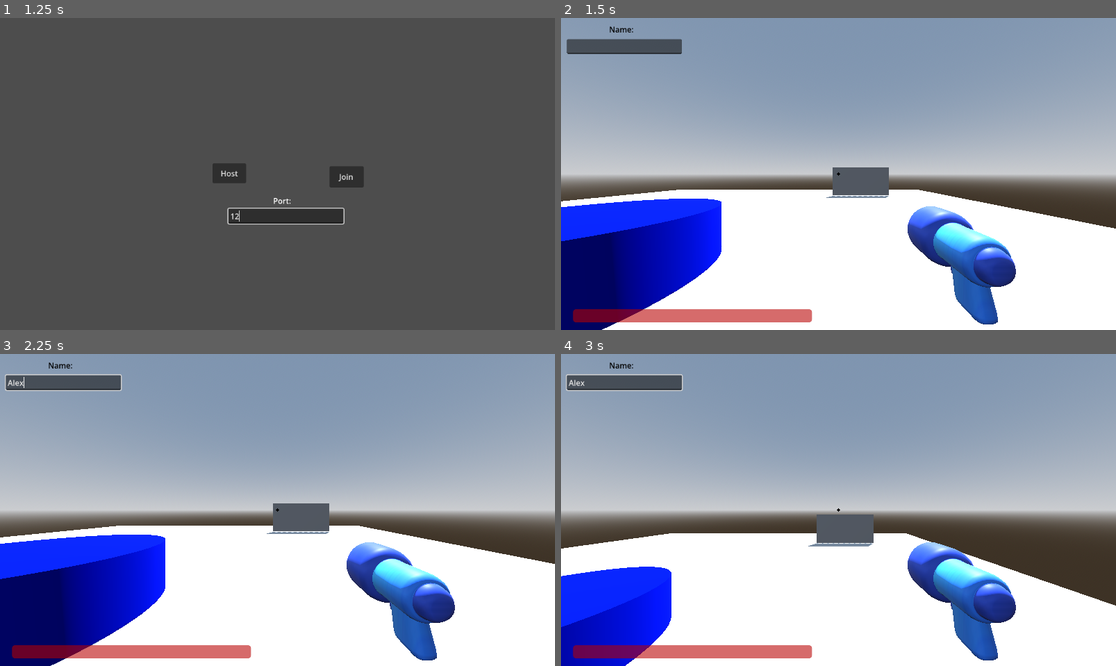
Above: before the commit, frames 1-4 (two rows, left to right).
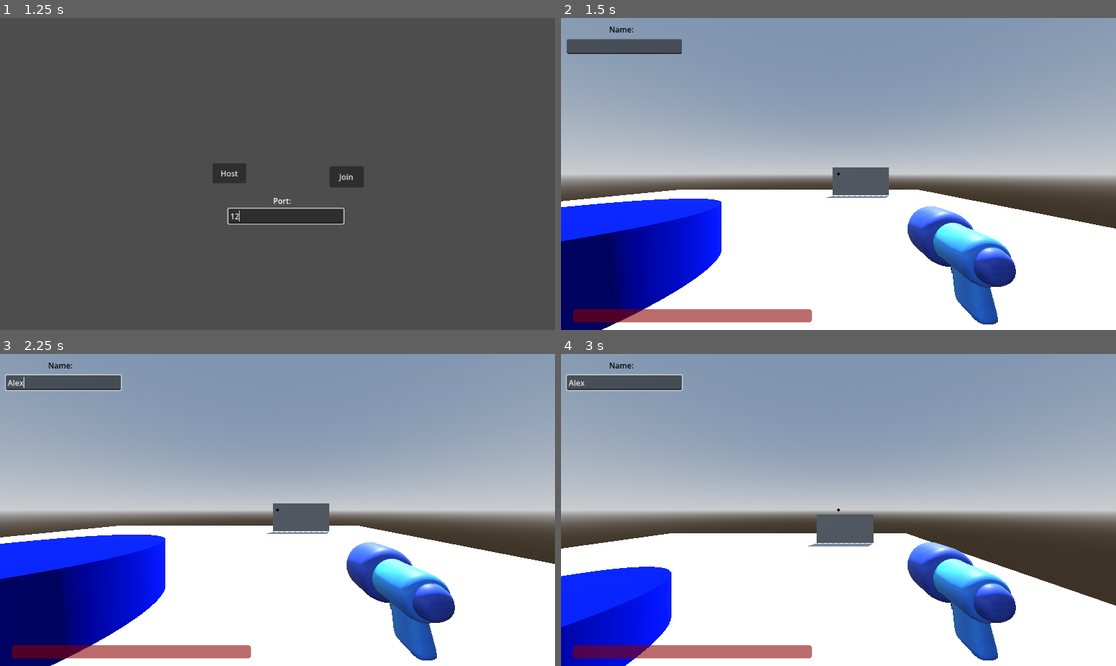
Above: after the commit, the same moments.

Repository: SoanGlengan/3dgame
Game: Godot game, scene res://game.tscn
The game is run twice, just before and just after one commit, with the same random seed, the same clock (stepped at 60 frames per second) and the same inputs.
Inputs (mouse positions are in pixels of both pictures, inside the frame that each line leads up to):
- Up to frame 1 (1.25 s): click (288, 217) at 0.52 s; type "12" at 0.6 s
- Up to frame 2 (1.5 s): click "Host" at 1.25 s
- Up to frame 3 (2.25 s): click (61, 382) at 2.02 s; type "Alex" at 2.1 s
- Up to frame 4 (3 s): tap Enter (ui_accept) at 2.75 s; move the mouse to (960, 494) at 2.77 s; press the mouse at (960, 494) at 2.78 s; hold D (right) from 2.78 s (still down)

Frame 1 is identical in both runs. In frame 2, 1.8% of the frame differs, in the area x 2-46%, y 93-98%; in frame 3, 1.8%; in frame 4, 1.8%.

Commit message:
i got health working more, sends you to the shadow realm when you die.
oh i also added walk particles too :)

Diff:
--- a/bullet_3d.tscn
+++ b/bullet_3d.tscn
@@ -66,7 +66,7 @@
 shape = SubResource("CapsuleShape3D_1ljip")
 
 [node name="Projectile" type="MeshInstance3D" parent="." unique_id=1704882408]
-transform = Transform3D(1.5695823e-08, 1, 0, -0.05, 3.1391647e-07, 0, 0, 0, 0.05, 0, 0, 0)
+transform = Transform3D(1.5695823e-08, 2, 0, -0.05, 6.2783295e-07, 0, 0, 0, 0.05, 0, 0, 0)
 material_override = SubResource("ShaderMaterial_lr471")
 mesh = SubResource("ArrayMesh_opfmi")
 skeleton = NodePath("")
--- a/character.tscn
+++ b/character.tscn
@@ -67,6 +67,9 @@
 properties/3/path = NodePath("NameTag:text")
 properties/3/spawn = true
 properties/3/replication_mode = 1
+properties/4/path = NodePath("WalkParticles:emitting")
+properties/4/spawn = true
+properties/4/replication_mode = 1
 
 [sub_resource type="CapsuleMesh" id="CapsuleMesh_vu45j"]
 
@@ -74,7 +77,7 @@
 render_priority = 1
 transparency = 1
 shading_mode = 0
-albedo_color = Color(0, 0, 0, 1)
+albedo_color = Color(1, 0, 0, 1)
 grow = true
 grow_amount = 0.034
 stencil_mode = 3
@@ -86,14 +89,30 @@
 next_pass = SubResource("StandardMaterial3D_wa5vi")
 stencil_mode = 1
 stencil_flags = 2
+stencil_color = Color(1, 0, 0, 1)
 stencil_outline_thickness = 0.034
 
 [sub_resource type="CapsuleShape3D" id="CapsuleShape3D_2mv14"]
-radius = 0.4897461
-height = 1.8635254
+radius = 0.56103516
+height = 2.288147
 
 [sub_resource type="ConvexPolygonShape3D" id="ConvexPolygonShape3D_glpr6"]
 points = PackedVector3Array(-0.12520654, -0.532801, -0.4805069, 0.022783129, 0.4760704, 0.49888408, 0.16971254, 0.55914 …(1084 unchanged characters)…
+
+[sub_resource type="StandardMaterial3D" id="StandardMaterial3D_2mv14"]
+albedo_color = Color(0.62007016, 0.6148437, 0.6283459, 1)
+stencil_flags = 2
+
+[sub_resource type="ParticleProcessMaterial" id="ParticleProcessMaterial_kqd37"]
+inherit_velocity_ratio = 0.176
+direction = Vector3(0, 2, 0)
+spread = 70.411
+initial_velocity_max = 4.45
+scale_min = 0.5
+scale_max = 1.5
+
+[sub_resource type="BoxMesh" id="BoxMesh_4em2q"]
+size = Vector3(0.1, 0.1, 0.1)
 
 [node name="CharacterBody3D" type="CharacterBody3D" unique_id=942182750]
 transform = Transform3D(1, 0, 0, 0, 1, 0, 0, 0, 1, 0, 0.937556, 0)
@@ -162,14 +181,14 @@
 DOT_COLOR = Color(0, 0, 0, 1)
 
 [node name="ProgressBar" type="ProgressBar" parent="Camera3D/UserInterface" unique_id=1642095817]
-modulate = Color(1, 0.15134355, 0.10833212, 1)
-self_modulate = Color(1, 0, 0, 1)
+modulate = Color(1, 0.15294118, 0.10980392, 1)
+self_modulate = Color(0.7490196, 0, 0, 1)
+light_mask = 0
 layout_mode = 0
 offset_left = 25.0
 offset_top = 605.0
 offset_right = 521.0
 offset_bottom = 632.0
-value = 4.8100000000000005
 show_percentage = false
 
 [node name="MultiplayerSynchronizer" type="MultiplayerSynchronizer" parent="." unique_id=1359776660]
@@ -182,7 +201,7 @@
 [node name="Area3D" type="Area3D" parent="." unique_id=916943446]
 
 [node name="CollisionShape3D" type="CollisionShape3D" parent="Area3D" unique_id=1456841888]
-transform = Transform3D(1, 0, 0, 0, 1, 0, 0, 0, 1, 0, 0.013061523, 0)
+transform = Transform3D(1, 0, 0, 0, 1, 0, 0, 0, 1, 0, -0.052825928, 0)
 shape = SubResource("CapsuleShape3D_2mv14")
 
 [node name="NameTag" type="Label3D" parent="." unique_id=702529856]
@@ -196,4 +215,14 @@
 [node name="CollisionShape3D" type="CollisionShape3D" parent="." unique_id=1254103500]
 shape = SubResource("ConvexPolygonShape3D_glpr6")
 
+[node name="WalkParticles" type="GPUParticles3D" parent="." unique_id=149941106]
+transform = Transform3D(1, 0, 0, 0, 1, 0, 0, 0, 1, 0, -0.9206078, 0)
+material_override = SubResource("StandardMaterial3D_2mv14")
+amount = 15
+lifetime = 0.36
+randomness = 0.06
+visibility_aabb = AABB(-4, -1, -4, 8, 8, 8)
+process_material = SubResource("ParticleProcessMaterial_kqd37")
+draw_pass_1 = SubResource("BoxMesh_4em2q")
+
 [connection signal="area_entered" from="Area3D" to="." method="_on_area_3d_area_entered"]
--- a/game.gd
+++ b/game.gd
@@ -45,3 +45,6 @@
 
 func _del_player(id):
 	get_node(str(id)).queue_free()
+	peer.disconnect_peer(id,true)
+	#if is_multiplayer_authority():
+		#$CanvasLayer.show()
--- a/player.gd
+++ b/player.gd
@@ -26,9 +26,13 @@
 
 func _process(delta: float) -> void:
 	timeSinceLastShoot += 1
-	$Camera3D/UserInterface/ProgressBar.value = health
+	if is_multiplayer_authority(): $Camera3D/UserInterface/ProgressBar.value = health
+
 	if name_tag.text != playerName.text && is_multiplayer_authority():
 		name_tag.set_text(playerName.text)
+
+	if health <= 0 && is_multiplayer_authority():
+		$"../".exit_game(name.to_int())
 
 
 
@@ -77,6 +81,11 @@
 		if Input.is_action_just_pressed("exit"):
 			$"../".exit_game(name.to_int())
 			get_tree().quit()
+		if velocity != Vector3(0,0,0):
+			$WalkParticles.emitting = true
+		else:
+			$WalkParticles.emitting = false
+
 
 
 		move_and_slide()
